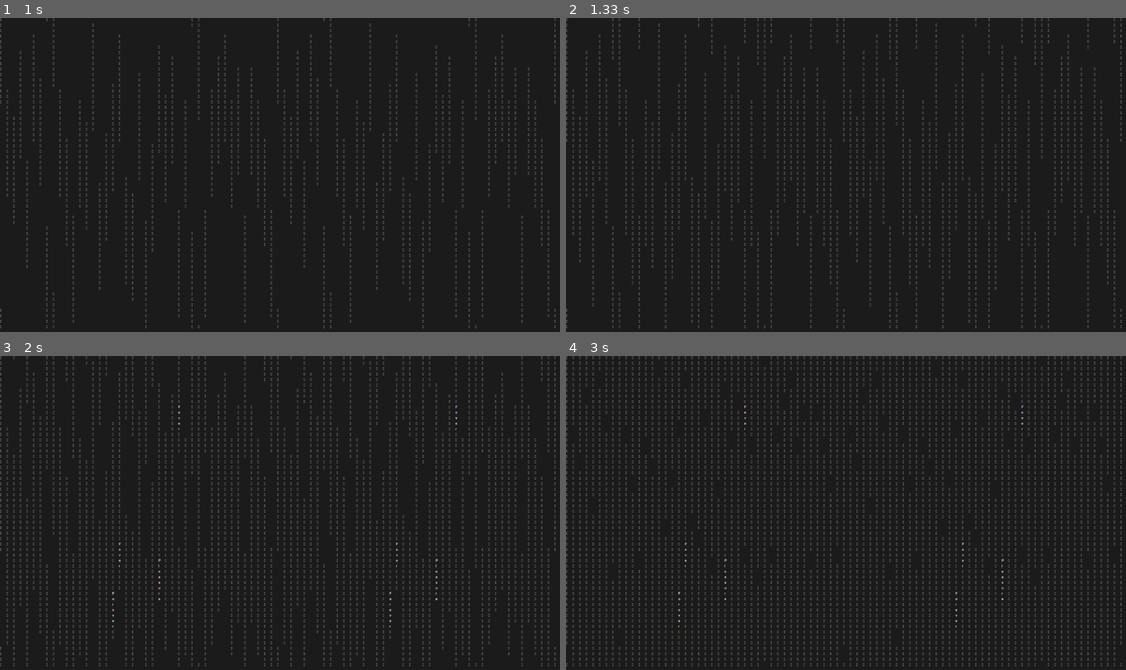
Above: before the commit, frames 1-4 (two rows, left to right).
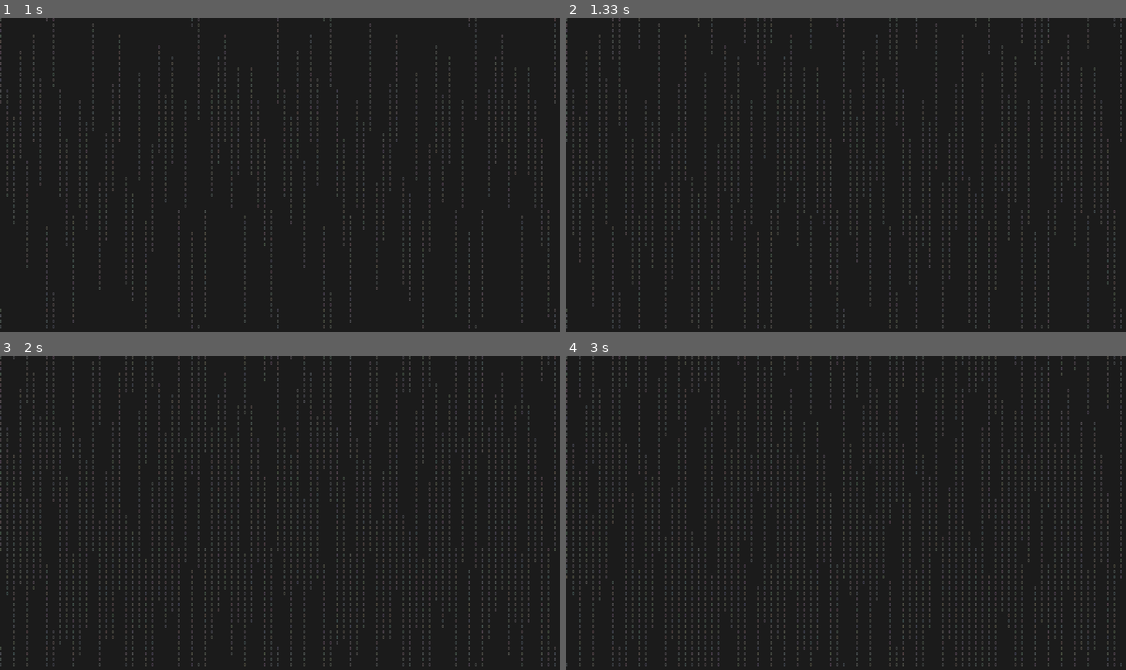
Above: after the commit, the same moments.

Repository: lhsueh1/pygame-card-with-japanese-cmatrix
Game: pygame game, started from controller.py
Two runs of this game, one before a commit and one after it. Both use one fixed random seed, a clock stepped at 60 frames per second and the inputs below.
Inputs:
- Up to frame 1 (1 s): no input
- Up to frame 2 (1.33 s): no input
- Up to frame 3 (2 s): no input
- Up to frame 4 (3 s): no input

Frame 1 is identical in both runs. In frame 2, less than 0.1% of the frame differs, in the area x 32-99%, y 3-73%; in frame 3, 0.8%; in frame 4, 3.0%, in the area x 0-100%, y 0-99%.

Commit message:
Ｆｏｒｅｖｅｒ

Diff:
--- a/controller.py
+++ b/controller.py
@@ -107,8 +107,8 @@
         for k in range(len(texts)):
             for jk in range(58 - len(texts[k])):
                 space = ['按', '空', '白', '鍵']
-                #texts[k] += " "
-                texts[k] += space[random.randint(0, len(space)-1)]
+                texts[k] += " "
+                #texts[k] += space[random.randint(0, len(space)-1)]
 
         random.shuffle(texts)
 
--- a/src/bad_apple.txt
+++ b/src/bad_apple.txt
@@ -13,17 +13,17 @@
 今夢見てる？なにも見てない？語るも無駄な自分の言葉？悲しむなんて疲れるだけよ何も感じず過ごせばいいの
 戸惑う言葉与えられても自分の心ただ上の空もし私から動くのならばすべて変えるのなら黒にする
 動くのならば動くのならばすべて壊すわすべて壊すわ悲しむならば悲しむならば私の心白く変われる？
-貴方の事も私のことも全ての事もまだ知らないの重い目蓋を開けたのならばすべて壊すのなら黒になれ!!!
+貴方の事も私のことも全ての事もまだ知らないの重い目蓋を開けたのならばすべて壊すのなら黒になれ！！！
 君のその想いは楽園への片道切符強く握って離さないでねえ感じさせてよ君のすべてをココロごと手加減はイヤ・・・
-メグメグ☆ファイアーエンドレスナイトそしてもっともっと熱くなれFever！メグメグ☆ファイアーエンドレスナイト
+メグメグ☆ファイアーエンドレスナイトそしてもっともっと熱くなれＦｅｖｅｒ！メグメグ☆ファイアーエンドレスナイト
 感じる「今」が真実永久に解けない魔法で誰より深く君をアイシテアゲル☆
 触れた指先から溢れ出したリアリティ重なるハートシンクするビート
 ねえ見つめていてよ私のことをココロまでよそ見しちゃイヤ・・・
-メグメグ☆ファイアーエンドレスナイトだからずっとずっと離さないForever！メグメグ☆ファイアーエンドレスナイト
+メグメグ☆ファイアーエンドレスナイトだからずっとずっと離さないＦｏｒｅｖｅｒ！メグメグ☆ファイアーエンドレスナイト
 信じる「君」が現実奇跡溢れるチカラでモラルも常識もコワシテアゲル☆
-メグメグ☆ファイアーエンドレスナイトそれはきっときっと終わらないPleasure！
+メグメグ☆ファイアーエンドレスナイトそれはきっときっと終わらないＰｌｅａｓｕｒｅ！
 メグメグ☆ファイアーエンドレスナイト全てを捨てて飛び込め！
-メグメグ☆ファイアーエンドレスナイトそしてもっともっと熱くなれFever！メグメグ☆ファイアーエンドレスナイト
+メグメグ☆ファイアーエンドレスナイトそしてもっともっと熱くなれＦｅｖｅｒ！メグメグ☆ファイアーエンドレスナイト
 感じる「今」が真実永久に解けない魔法で誰より深く君をアイシテアゲル☆私のことを愛してくれる・・・？
 いつもどおりのある日の事君は突然立ち上がり言った「今夜星を見に行こう」
 「たまには良いこと言うんだね」なんてみんなして言って笑った
